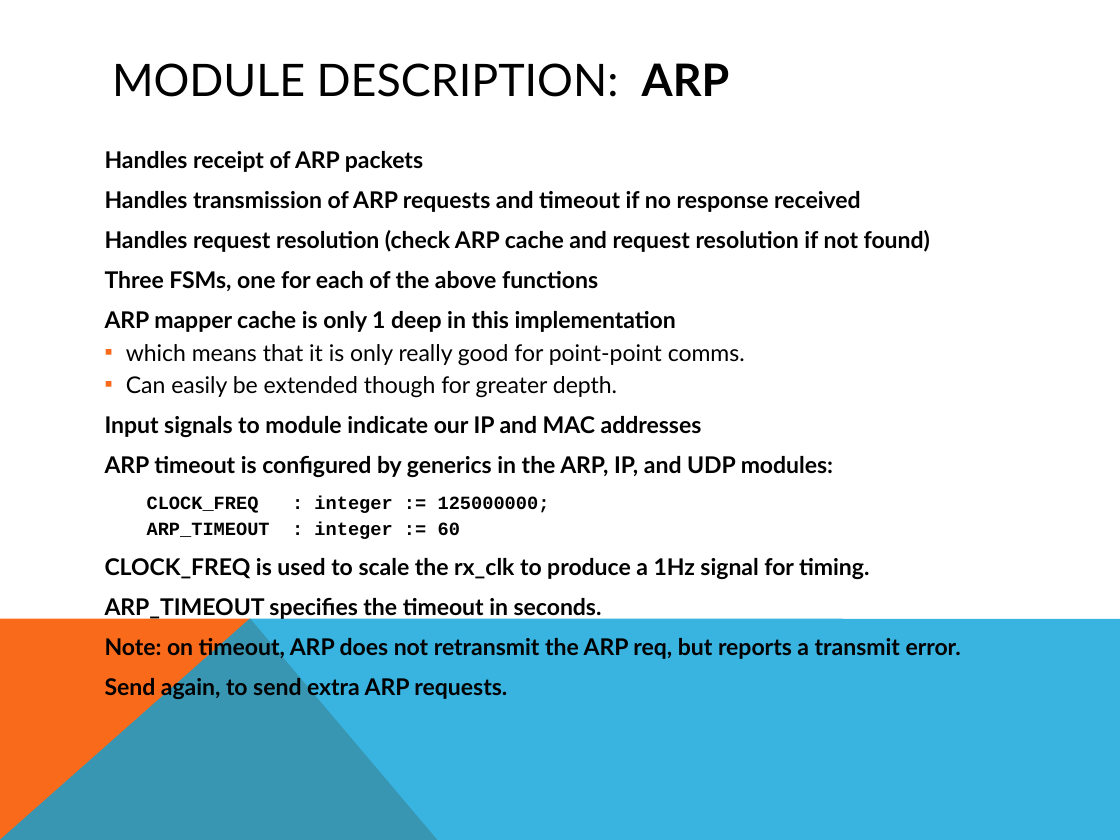
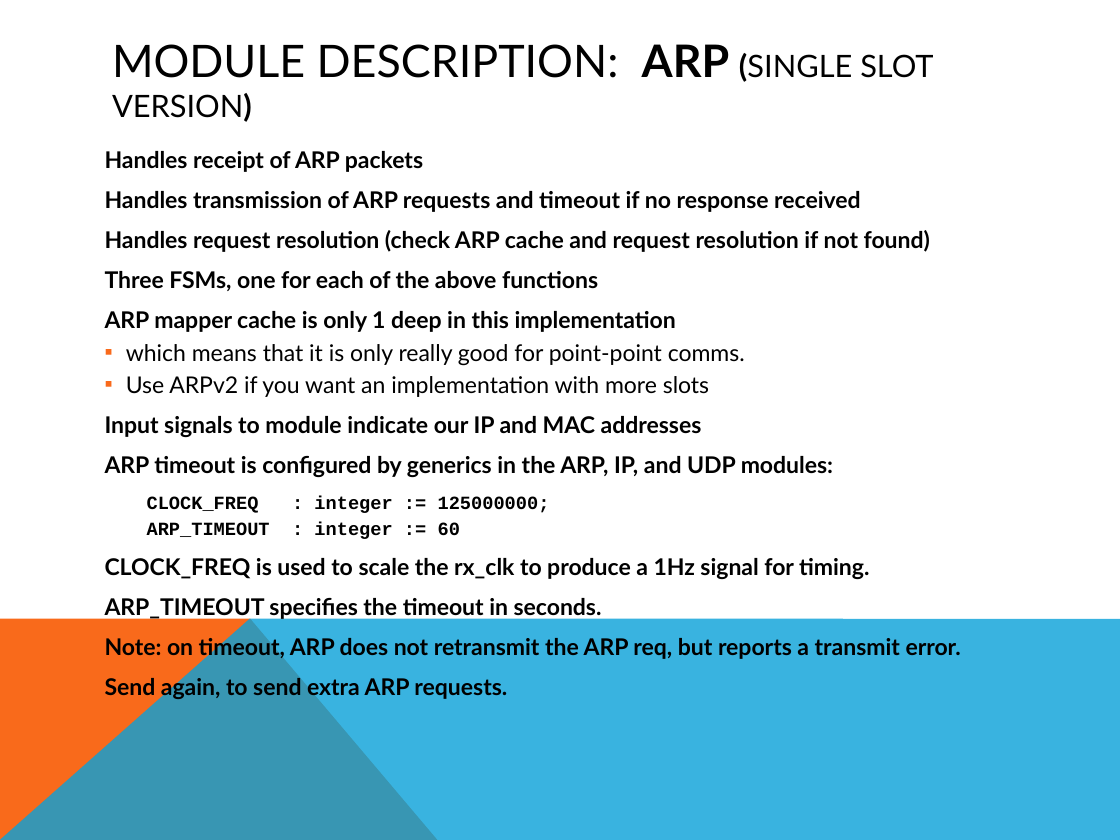
Before and after one commit to rsarwar87/udp_ip_core, a slide deck: slide 18 of doc/src/UDP_IP_Stack.pptx (slide 16 before the commit). Drawn at 1120x840 pixels with LibreOffice and Linux fonts; fonts in the diff are those of the drawing. Boxes give left, top, right and bottom in pixels: in the first picture for what was removed or moved away, otherwise in the second. Text is boxed around its words. In the diff, an @@ line names an element or a change of style, - is before the commit and + after.

Commit message:
Committed changes, adding ARPV2 with multislot ARP cache

```diff
--- a/doc/src/UDP_IP_Stack.pptx
+++ b/doc/src/UDP_IP_Stack.pptx
@@ title at (x1=112, y1=44, x2=933, y2=122): text changed @@
-MODULE DESCRIPTION: ARP
+MODULE DESCRIPTION: ARP (SINGLE SLOT VERSION)
@@ text at (x1=126, y1=376, x2=709, y2=397): text changed @@
-  ▪ Can easily be extended though for greater depth.
+  ▪ Use ARPv2 if you want an implementation with more slots
```
Also in this commit, not shown: 6 other slides changed, 3 slides added, 21 other files.
